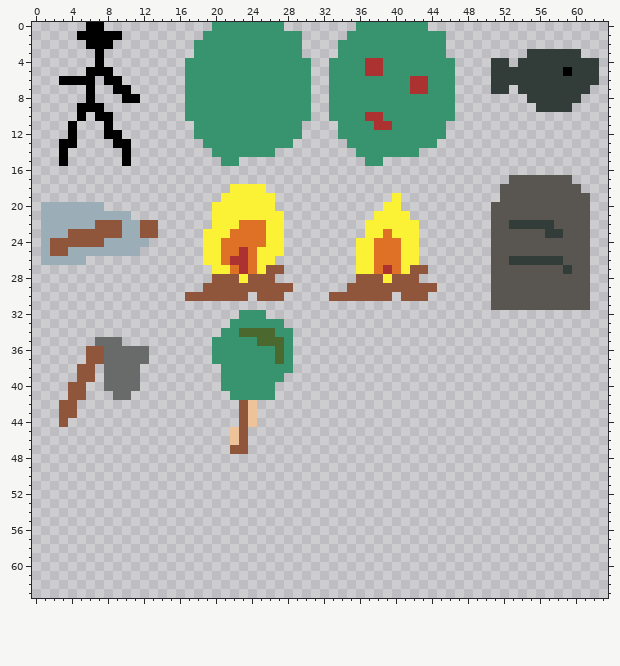
Two versions of one pixel-art file, Assets/textures/game_objects.ase. Above: the version before the commit.
64x64 pixels, 1 frame.
And afterwards:
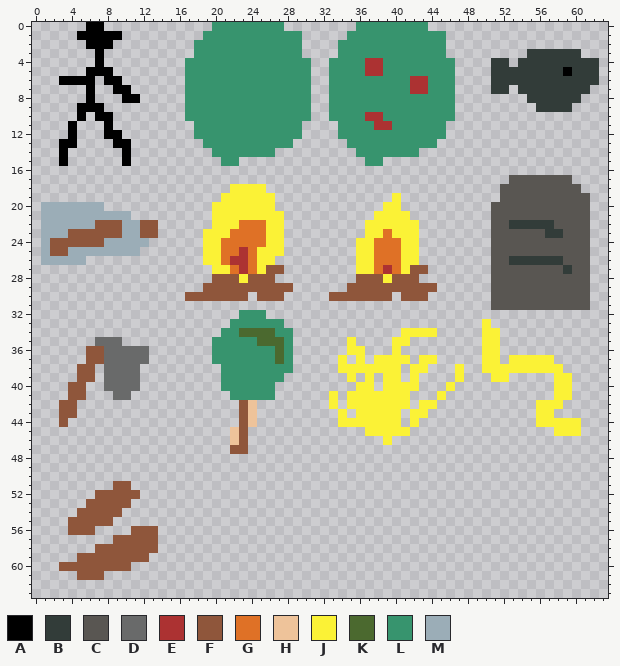
Palette (. is transparent): A #000000  B #323c39  C #595652  D #696a6a  E #ac3232  F #8f563b  G #df7126  H #eec39a  J #fbf236  K #4b692f  L #37946e  M #9badb7
Change:
{"y":33,"x":50,"old":".","new":"J"}
{"y":34,"x":41,"old":"....","new":"JJJJ"}
{"y":34,"x":50,"old":"..","new":"JJ"}
{"y":35,"x":35,"old":".","new":"J"}
{"y":35,"x":40,"old":"..","new":"JJ"}
{"y":35,"x":50,"old":"..","new":"JJ"}
{"y":36,"x":35,"old":"..","new":"JJ"}
{"y":36,"x":40,"old":".","new":"J"}
{"y":36,"x":50,"old":"..","new":"JJ"}
{"y":37,"x":34,"old":".","new":"J"}
{"y":37,"x":36,"old":".","new":"J"}
{"y":37,"x":38,"old":"....","new":"JJJJ"}
{"y":37,"x":43,"old":"..","new":"JJ"}
{"y":37,"x":50,"old":"..","new":"JJ"}
{"y":37,"x":53,"old":".....","new":"JJJJJ"}
{"y":38,"x":34,"old":".......","new":"JJJJJJJ"}
{"y":38,"x":42,"old":"..","new":"JJ"}
{"y":38,"x":47,"old":".","new":"J"}
{"y":38,"x":50,"old":".........","new":"JJJJJJJJJ"}
{"y":39,"x":35,"old":".","new":"J"}
{"y":39,"x":37,"old":".","new":"J"}
{"y":39,"x":39,"old":"..","new":"JJ"}
{"y":39,"x":42,"old":".","new":"J"}
{"y":39,"x":47,"old":".","new":"J"}
{"y":39,"x":51,"old":"..","new":"JJ"}
{"y":39,"x":58,"old":"..","new":"JJ"}
{"y":40,"x":36,"old":"..","new":"JJ"}
{"y":40,"x":39,"old":"....","new":"JJJJ"}
{"y":40,"x":46,"old":".","new":"J"}
{"y":40,"x":58,"old":"..","new":"JJ"}
{"y":41,"x":33,"old":".","new":"J"}
{"y":41,"x":35,"old":".......","new":"JJJJJJJ"}
{"y":41,"x":45,"old":".","new":"J"}
{"y":41,"x":58,"old":"..","new":"JJ"}
{"y":42,"x":33,"old":".","new":"J"}
{"y":42,"x":35,"old":".......","new":"JJJJJJJ"}
{"y":42,"x":43,"old":"..","new":"JJ"}
{"y":42,"x":56,"old":"...","new":"JJJ"}
{"y":43,"x":34,"old":".","new":"J"}
{"y":43,"x":36,"old":".....","new":"JJJJJ"}
{"y":43,"x":42,"old":"..","new":"JJ"}
{"y":43,"x":56,"old":"..","new":"JJ"}
{"y":44,"x":34,"old":".......","new":"JJJJJJJ"}
{"y":44,"x":42,"old":".","new":"J"}
{"y":44,"x":56,"old":".....","new":"JJJJJ"}
{"y":45,"x":37,"old":".....","new":"JJJJJ"}
{"y":45,"x":58,"old":"...","new":"JJJ"}
{"y":46,"x":39,"old":".","new":"J"}
{"y":51,"x":9,"old":"..","new":"FF"}
{"y":52,"x":7,"old":".....","new":"FFFFF"}
{"y":53,"x":6,"old":".....","new":"FFFFF"}
{"y":54,"x":5,"old":".....","new":"FFFFF"}
{"y":55,"x":4,"old":".....","new":"FFFFF"}
{"y":56,"x":4,"old":"...","new":"FFF"}
{"y":56,"x":11,"old":"...","new":"FFF"}
{"y":57,"x":9,"old":".....","new":"FFFFF"}
{"y":58,"x":7,"old":".......","new":"FFFFFFF"}
{"y":59,"x":5,"old":"........","new":"FFFFFFFF"}
{"y":60,"x":3,"old":"........","new":"FFFFFFFF"}
{"y":61,"x":5,"old":"...","new":"FFF"}
{"label":"added","picture_box":[329,319,581,445]}
{"label":"added","picture_box":[59,481,158,580]}
